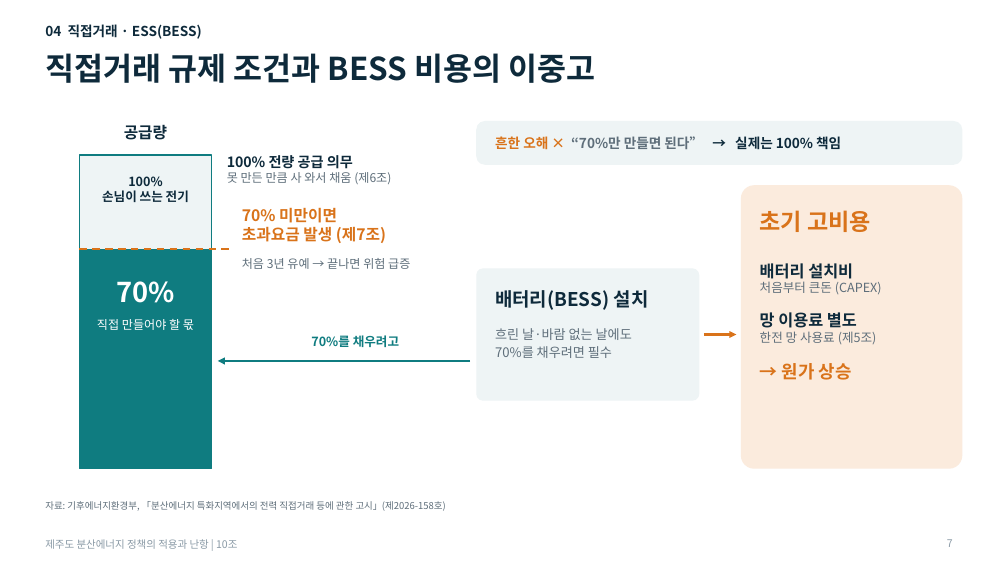
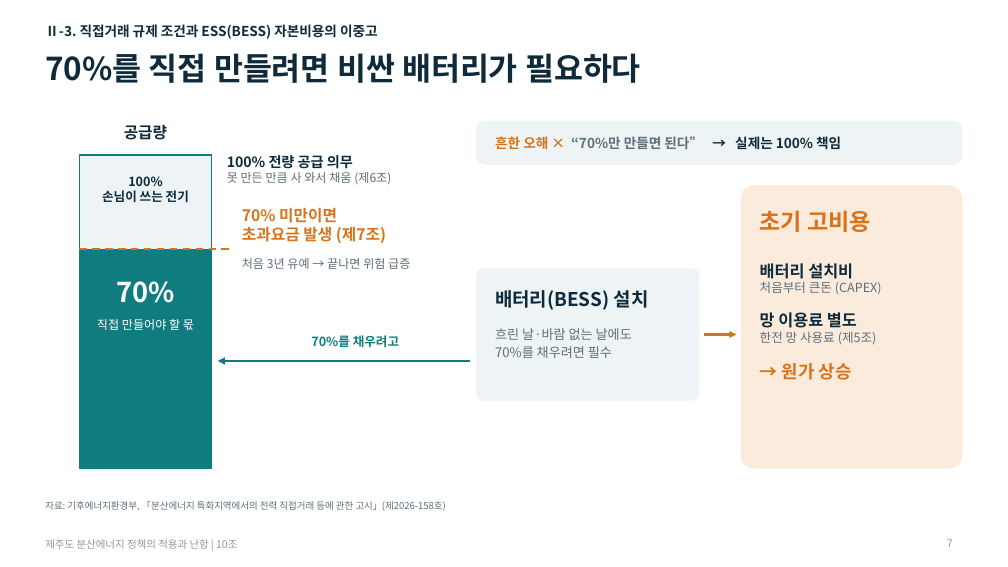
Before and after one commit to a44830300-arch/shaohong, a slide deck: slide 7 of 학업/전기/발표/분산에너지_발표_시안A.pptx. Drawn at 1008x567 pixels with LibreOffice and Linux fonts; fonts in the diff are those of the drawing. Boxes give left, top, right and bottom in pixels: in the first picture for what was removed or moved away, otherwise in the second. Text is boxed around its words. In the diff, an @@ line names an element or a change of style, - is before the commit and + after.

```diff
--- a/학업/전기/발표/분산에너지_발표_시안A.pptx
+++ b/학업/전기/발표/분산에너지_발표_시안A.pptx
@@ text at bbox=[45, 24, 378, 39]: text changed @@
-04 직접거래 · ESS(BESS)
+Ⅱ-3. 직접거래 규제 조건과 ESS(BESS) 자본비용의 이중고
@@ title at bbox=[45, 53, 641, 83]: text changed @@
-직접거래 규제 조건과 BESS 비용의 이중고
+70%를 직접 만들려면 비싼 배터리가 필요하다
```
Also in this commit, not shown: 10 other slides changed, 1 other file.
